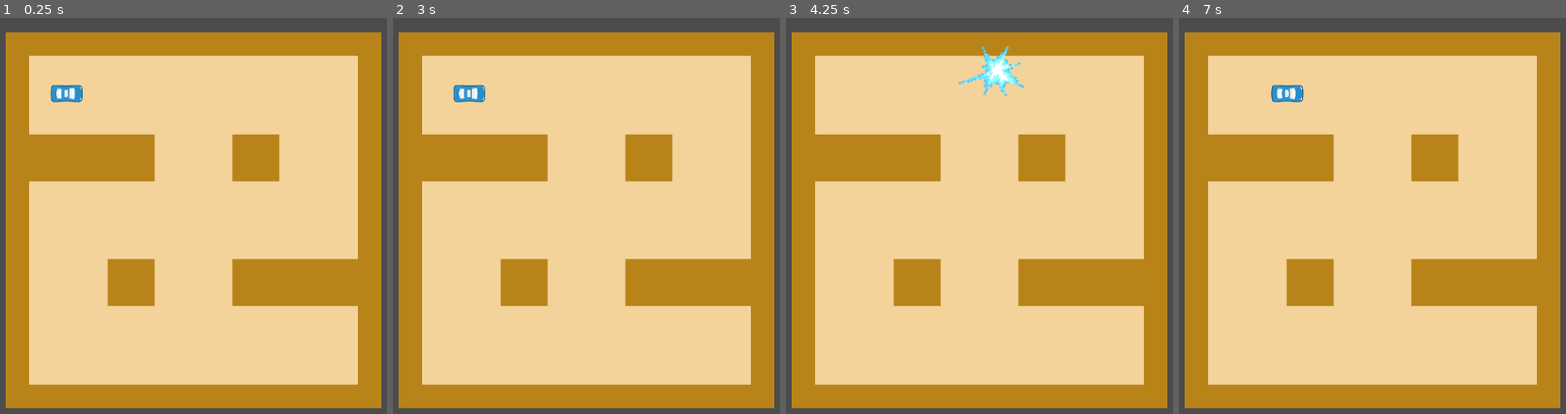
Above: before the commit, frames 1-4 (left to right).
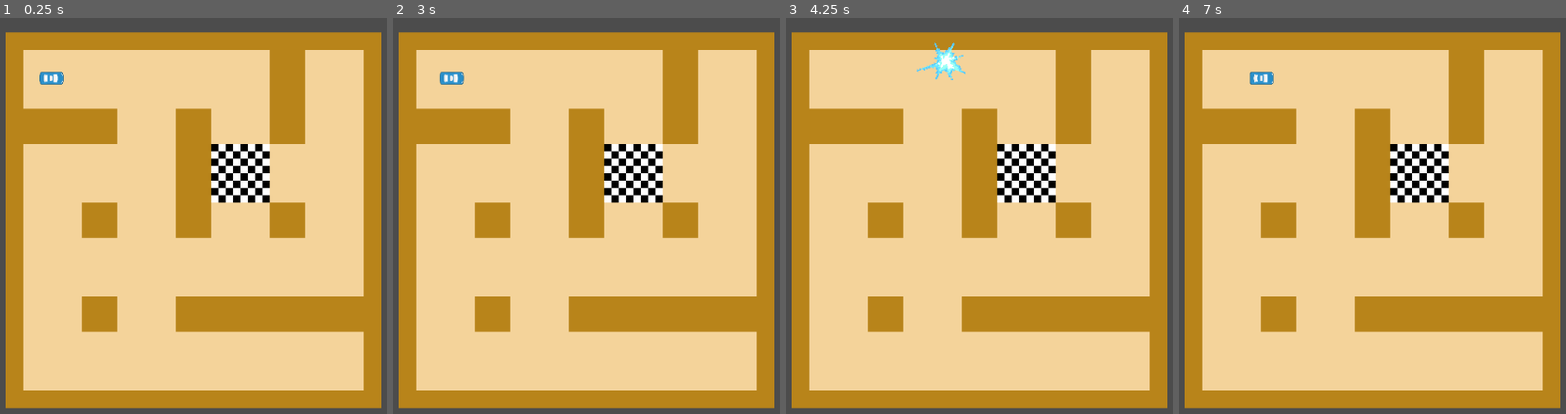
Above: after the commit, the same moments.

Repository: intergenic/MazeDrifter
Game: Godot game, scene res://scenes/PlayScene/PlayScene.tscn
Same seed, same stepped clock (60 frames per second), same inputs: the game is played once before the commit and once after it. This scene is started directly instead of the project's main scene.
Inputs:
- Up to frame 1 (0.25 s): no input
- Up to frame 2 (3 s): tap Enter at 0.5, 2 s; hold D (steer_right) 0.53-1.28 s; tap Space at 1.25, 2.75 s; hold Shift (handbrake) 1.28-2.03 s; hold D (steer_right) 2.03-2.78 s; hold W (accelerate) from 2.78 s (still down)
- Up to frame 3 (4.25 s): release W (accelerate) at 3.53 s; hold A (steer_left) from 3.53 s (still down)
- Up to frame 4 (7 s): release A (steer_left) at 5.03 s; hold Shift (handbrake) 5.03-5.78 s; tap Enter at 5.75 s; hold D (steer_right) 5.78-6.53 s; tap Space at 6.5 s; hold W (accelerate) from 6.53 s (still down)

The runs differ from the first frame. In frame 1, 29% of the frame differs, in the area x 6-94%, y 8-95%; in frame 2, 29%; in frame 3, 29%, in the area x 6-94%, y 6-95%; in frame 4, 29%.

Commit message:
Add basic finish line functionality

Diff:
--- a/managers/game_manager/GameManager.gd
+++ b/managers/game_manager/GameManager.gd
@@ -2,7 +2,7 @@
 
 
 
-var maze_size = 3
+var maze_size = 4
 var score = 0
 
 # Called when the node enters the scene tree for the first time.
@@ -13,3 +13,9 @@
 
 func increment_maze_size(n):
 	maze_size += n
+
+func reset_score():
+	score = 0
+
+func increment_score(n):
+	score += n
--- a/scenes/PlayScene/PlayScene.gd
+++ b/scenes/PlayScene/PlayScene.gd
@@ -1,29 +1,30 @@
 extends Node2D
 
 
-var maze
-var player_vehicle
+
 
 var initialized_map = false
-
+onready var _maze = $Maze
+onready var _vehicle = $Vehicle
 
 # Called when the node enters the scene tree for the first time.
 func _ready():
 	print("Playing play scene")
-	maze = get_node("Maze")
-	player_vehicle = get_node("Vehicle")
 
 
 
 
 # Called every frame. 'delta' is the elapsed time since the previous frame.
 func _process(delta):
-	if !initialized_map:
+	if !_maze.is_initialized:
 		update_map()
 
+
+
 func update_map():
-	maze.initialize_values()
-	maze.set_camera()
-	maze.make_maze()
-	maze.erase_walls()
-	initialized_map = true
+	_maze.initialize_values()
+	_maze.set_camera()
+	_maze.make_maze()
+	_maze.erase_walls()
+	_maze.place_finish_line()
+	_maze.is_initialized = true
--- a/scenes/PlayScene/PlayScene.tscn
+++ b/scenes/PlayScene/PlayScene.tscn
@@ -11,5 +11,4 @@
 position = Vector2( 250, 250 )
 
 [node name="Maze" parent="." instance=ExtResource( 1 )]
-map_size = 5
 erase_fraction = 0.6
--- a/scenes/Tilemaps/Maze.gd
+++ b/scenes/Tilemaps/Maze.gd
@@ -14,10 +14,11 @@
 var width = 1 # maze width in tiles
 var height = 1 # maze height in tiles
 export var erase_fraction = 0.2
-
+var is_initialized = false
 
 
 onready var Map = $TileMap
+onready var finish_line = $FinishLine
 onready var Cam = $Camera2D
 
 func _ready():
@@ -33,6 +34,7 @@
 	randomize()
 	width = GameManager.maze_size
 	height = GameManager.maze_size
+	print("Width: " + str(width) + " Height: " + str(height))
 	#tile_size = Map.cell_size
 
 func set_camera():
@@ -48,7 +50,6 @@
 	return list
 
 func make_maze():
-
 	var unvisited = []
 	var stack = []
 	Map.clear()
@@ -94,3 +95,22 @@
 			var n_walls = Map.get_cellv(cell + neighbor) - cell_walls[-neighbor]
 			Map.set_cellv(cell, walls)
 			Map.set_cellv(cell + neighbor, n_walls)
+
+func place_finish_line():
+	#x/y coordinates in tilemap
+	#Ensure that it is in bottom right quadrant
+	var x = (width / 2) + randi() % (width - 2)
+	var y = (height / 2) + randi() % (height - 2)
+	print("X:" + str(x) + " Y:" + str(y))
+	#Convert to pixel coordinates
+	var x_offset = (x * tile_size) - (0.5 * tile_size)
+	var y_offset = (y * tile_size) - (0.5 * tile_size)
+	print("X_off:" + str(x_offset) + " Y_off:" + str(y_offset))
+	finish_line.position = Vector2(x_offset, y_offset)
+
+
+
+func _on_FinishLine_area_entered(area):
+	print("Finish reached (maze node)")
+	GameManager.increment_maze_size(1)
+	get_tree().reload_current_scene()
--- a/scenes/Tilemaps/Maze.tscn
+++ b/scenes/Tilemaps/Maze.tscn
@@ -1,7 +1,8 @@
-[gd_scene load_steps=38 format=2]
+[gd_scene load_steps=40 format=2]
 
 [ext_resource path="res://scenes/Tilemaps/Maze.gd" type="Script" id=1]
 [ext_resource path="res://scenes/Tilemaps/512px_TopDownRacingTilemap.png" type="Texture" id=2]
+[ext_resource path="res://scenes/Tilemaps/512px_finishLine.png" type="Texture" id=3]
 
 [sub_resource type="ConvexPolygonShape2D" id=2]
 points = PoolVector2Array( 0, 0, 96.5599, 0.0800171, 96.5599, 95.12, 0, 95.12 )
@@ -551,6 +552,9 @@
 } ]
 15/z_index = 0
 
+[sub_resource type="RectangleShape2D" id=37]
+extents = Vector2( 161, 158.5 )
+
 [node name="Maze" type="Node2D"]
 script = ExtResource( 1 )
 map_size = 4
@@ -564,3 +568,14 @@
 
 [node name="Camera2D" type="Camera2D" parent="."]
 current = true
+
+[node name="FinishLine" type="Area2D" parent="."]
+input_pickable = false
+
+[node name="CollisionShape2D" type="CollisionShape2D" parent="FinishLine"]
+shape = SubResource( 37 )
+
+[node name="512PxFinishLine" type="Sprite" parent="FinishLine/CollisionShape2D"]
+texture = ExtResource( 3 )
+
+[connection signal="area_entered" from="FinishLine" to="." method="_on_FinishLine_area_entered"]
--- a/scenes/vehicles/Vehicle.gd
+++ b/scenes/vehicles/Vehicle.gd
@@ -47,8 +47,16 @@
 
 func check_collisions():
 	for i in get_slide_count():
-		#var collision = get_slide_collision(i)
-		player_death()
+		var collision = get_slide_collision(i)
+		print(collision.collider.name)
+		if collision.collider.name == "TileMap":
+			player_death()
+		if collision.collider.name == "DetailsTileMap":
+			reached_finish_line()
+		#player_death()
+
+func reached_finish_line():
+	pass
 
 func player_death():
 	collided = true #Stop movement
@@ -56,6 +64,9 @@
 	_animated_sprite.visible = true
 	_animated_sprite.play("explosion")
 	yield(_animated_sprite,"animation_finished")
+	reset_player()
+
+func reset_player():
 	#After explosion animation, reset and remove skid marks
 	velocity = Vector2.ZERO
 	#is_handbraking = false
--- a/scenes/vehicles/Vehicle.tscn
+++ b/scenes/vehicles/Vehicle.tscn
@@ -44,6 +44,9 @@
 "name": "idle",
 "speed": 5.0
 } ]
+
+[sub_resource type="RectangleShape2D" id=13]
+extents = Vector2( 58, 28.5 )
 
 [node name="Vehicle" type="KinematicBody2D"]
 script = ExtResource( 2 )
@@ -101,3 +104,9 @@
 z_index = 1
 frames = SubResource( 8 )
 animation = "idle"
+
+[node name="Area2D" type="Area2D" parent="."]
+
+[node name="CollisionShape2D" type="CollisionShape2D" parent="Area2D"]
+position = Vector2( -2, 0.5 )
+shape = SubResource( 13 )
Binary file added: scenes/Tilemaps/512px_finishLine.png
Not shown, changed: scenes/Tilemaps/512px_finishLine.png.import
Binary file removed: scenes/Tilemaps/TopDownRacingTilemap.png
Not shown: 1 places in scenes/vehicles/Vehicle.tscn that only renumber resources
